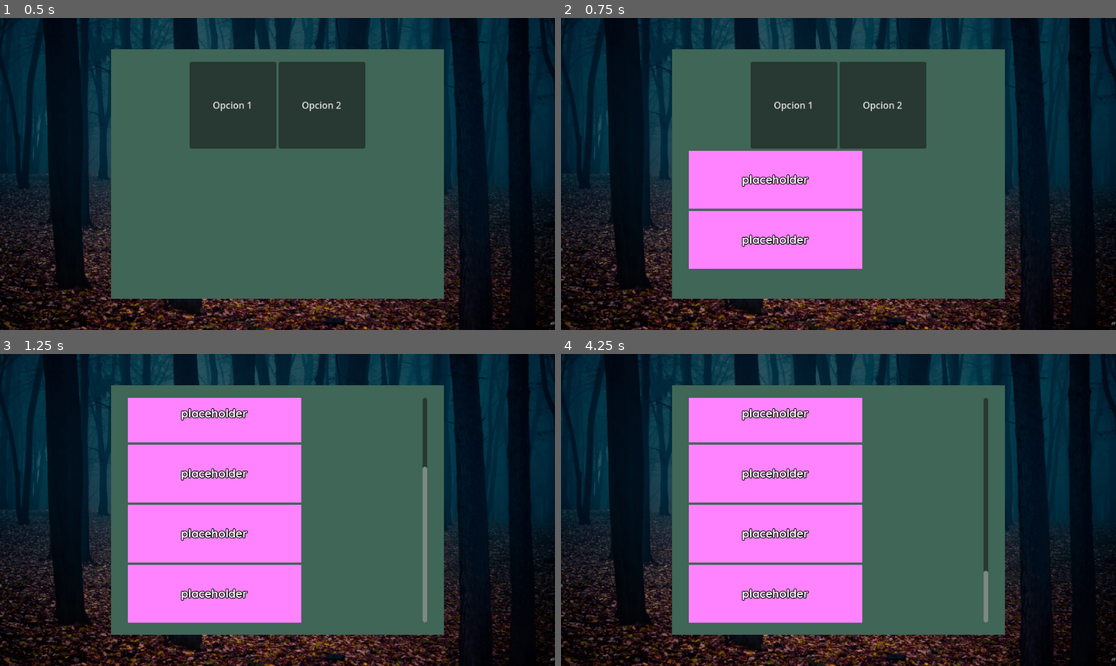
Above: before the commit, frames 1-4 (two rows, left to right).
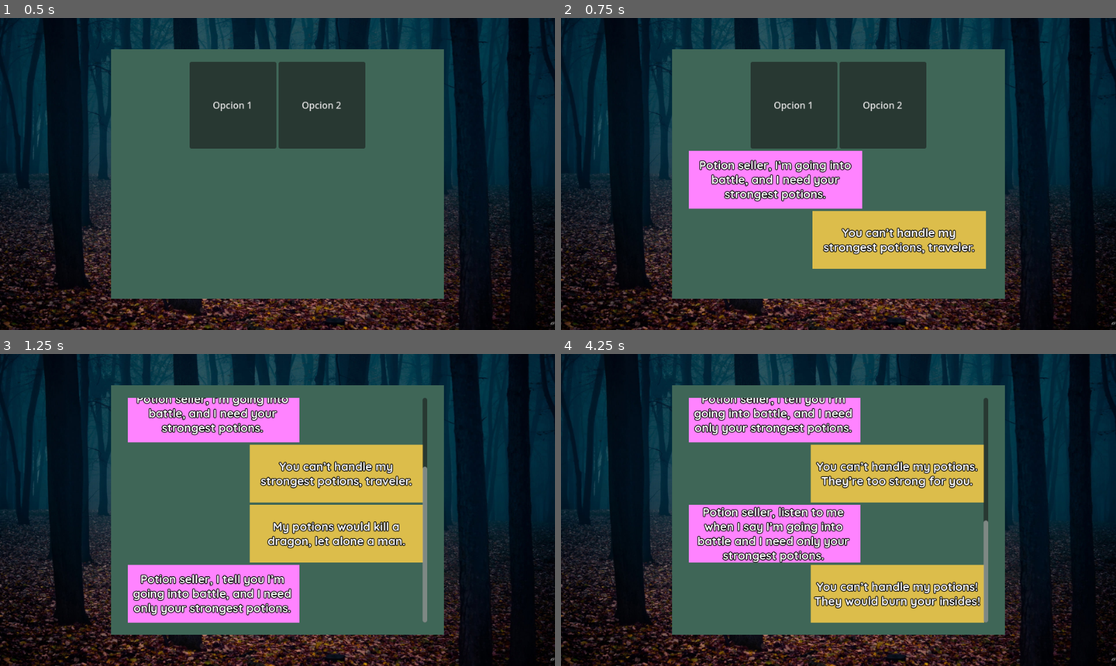
Above: after the commit, the same moments.

Repository: c-dez/furrymon_interlude_prototype
Game: Godot game, scene res://scenes/main/main.tscn
The game is run twice, just before and just after one commit, with the same random seed, the same clock (stepped at 60 frames per second) and the same inputs.
Inputs:
- Up to frame 1 (0.5 s): no input
- Up to frame 2 (0.75 s): tap Enter (ui_accept) at 0.5, 0.6 s
- Up to frame 3 (1.25 s): tap Enter (ui_accept) at 0.77, 1.07 s
- Up to frame 4 (4.25 s): tap Enter (ui_accept) at 1.35, 1.52, 1.82, 2.1, 2.75, 2.85, 3.02, 3.32, 3.5, 3.6, 3.77, 4.07 s

Frame 1 is identical in both runs. In frame 2, 12% of the frame differs, in the area x 23-77%, y 45-81%; in frame 3, 23%; in frame 4, 24%, in the area x 23-77%, y 14-87%.

Commit message:
sistema basico terminado

Diff:
--- /dev/null
+++ b/dialogos/dialogo.json
@@ -0,0 +1,37 @@
+{
+	"personaje": "Caballero",
+	"lineas": [
+		"Potion seller, I’m going into battle, and I need your strongest potions."
+	],
+	"siguiente": {
+		"personaje": "Potion Seller",
+		"lineas": [
+			"You can’t handle my strongest potions, traveler.",
+			"My potions would kill a dragon, let alone a man."
+		],
+		"siguiente": {
+			"personaje": "Caballero",
+			"lineas": [
+				"Potion seller, I tell you I’m going into battle, and I need only your strongest potions."
+			],
+			"siguiente": {
+				"personaje": "Potion Seller",
+				"lineas": [
+					"You can’t handle my potions. They’re too strong for you."
+				],
+				"siguiente": {
+					"personaje": "Caballero",
+					"lineas": [
+						"Potion seller, listen to me when I say I’m going into battle and I need only your strongest potions."
+					],
+					"siguiente": {
+						"personaje": "Potion Seller",
+						"lineas": [
+							"You can’t handle my potions! They would burn your insides!"
+						]
+					}
+				}
+			}
+		}
+	}
+}
--- a/scenes/interactive_menu/interactive_menu.gd
+++ b/scenes/interactive_menu/interactive_menu.gd
@@ -1,6 +1,6 @@
-class_name InteractiveMenu
+class_name InteractiveMenu # no me gusta este nombre cambiarlo por algo mas descriptivo
 extends Control
-
+# este nodo se encarga de crear las cajas de texto, su contenido y scroll
 
 @onready var scroll_container: ScrollContainer = get_node("ScrollContainer")
 @onready var v_box: VBoxContainer = scroll_container.get_node("VBoxContainer")
@@ -8,14 +8,64 @@
 var left_chat: Resource = preload("res://scenes/interactive_menu/chat_boxes/left/left_chat_box.tscn")
 var right_chat: Resource = preload("res://scenes/interactive_menu/chat_boxes/right/right_chat_box.tscn")
 
+var dialogo_actual = {}
+var index: int = 0
+
+
+var text_content: String
+
+func _ready() -> void:
+	dialogo_actual = load_dialog("res://dialogos/dialogo.json") as Dictionary
+	print("presiona enter para avanzar")
+
+	pass
+
 
 func _process(_delta: float) -> void:
-    if Input.is_action_just_pressed("ui_accept"):
-        var instance: Node = left_chat.instantiate()
-        v_box.add_child(instance)
-        # asegurarse que el scroll se baje para que el nuevo nodo sea visible
-        await get_tree().process_frame
-        scroll_container.ensure_control_visible(instance)
+	# test
+	# crea un nodo y baja el scroll bar
+	if Input.is_action_just_pressed("ui_accept"):
+		imprimir_linea()
+		pass
 
 
-    pass
+	pass
+
+func imprimir_linea() -> void:
+	if dialogo_actual == null:
+		return
+
+	var lineas: Array = dialogo_actual["lineas"]
+	var personaje: String = dialogo_actual["personaje"]
+
+	if index < lineas.size():
+		if personaje == "Caballero":
+			var instance: LeftChatBox = left_chat.instantiate()
+			v_box.add_child(instance)
+			instance.label.text = lineas[index]
+			# asegurarse que el scroll se baje para que el nuevo nodo sea visible
+			await get_tree().process_frame
+			scroll_container.ensure_control_visible(instance)
+			index += 1
+			pass
+		else:
+			var instance: RightChatBox = right_chat.instantiate()
+			v_box.add_child(instance)
+			instance.label.text = lineas[index]
+			# asegurarse que el scroll se baje para que el nuevo nodo sea visible
+			await get_tree().process_frame
+			scroll_container.ensure_control_visible(instance)
+			index += 1
+			pass
+	else:
+		if dialogo_actual.has("siguiente"):
+			dialogo_actual = dialogo_actual["siguiente"]
+			index = 0
+			imprimir_linea()
+
+
+func load_dialog(ruta: String):
+	var archivo := FileAccess.open(ruta, FileAccess.READ)
+	var contenido: String = archivo.get_as_text()
+	var datos: Dictionary = JSON.parse_string(contenido)
+	return datos
